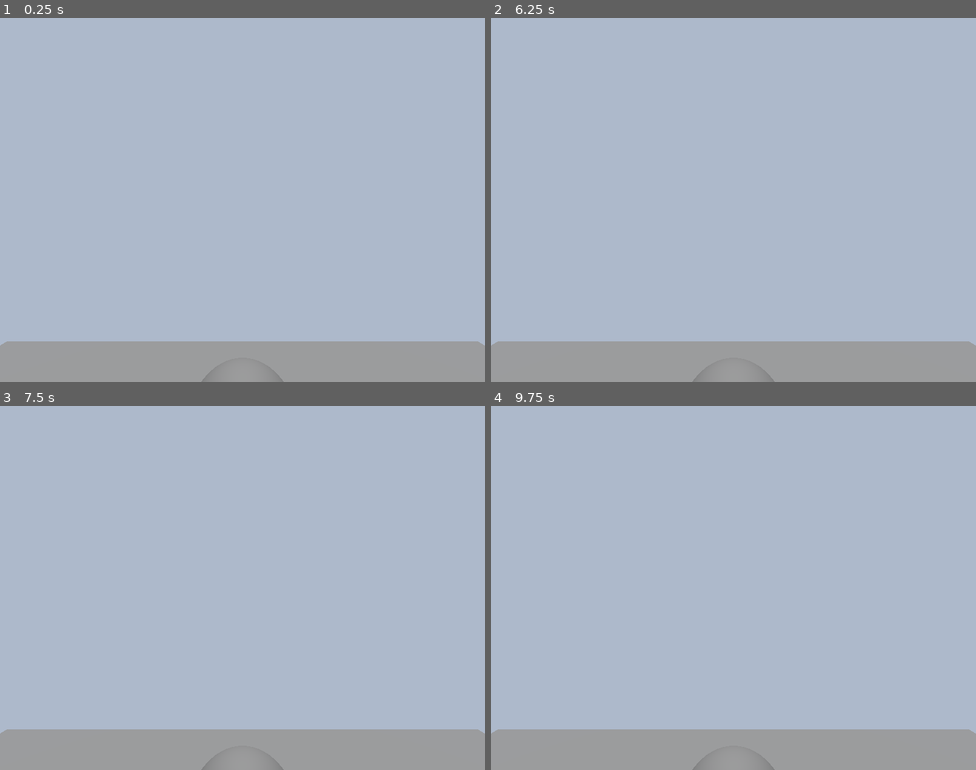
Above: before the commit, frames 1-4 (two rows, left to right).
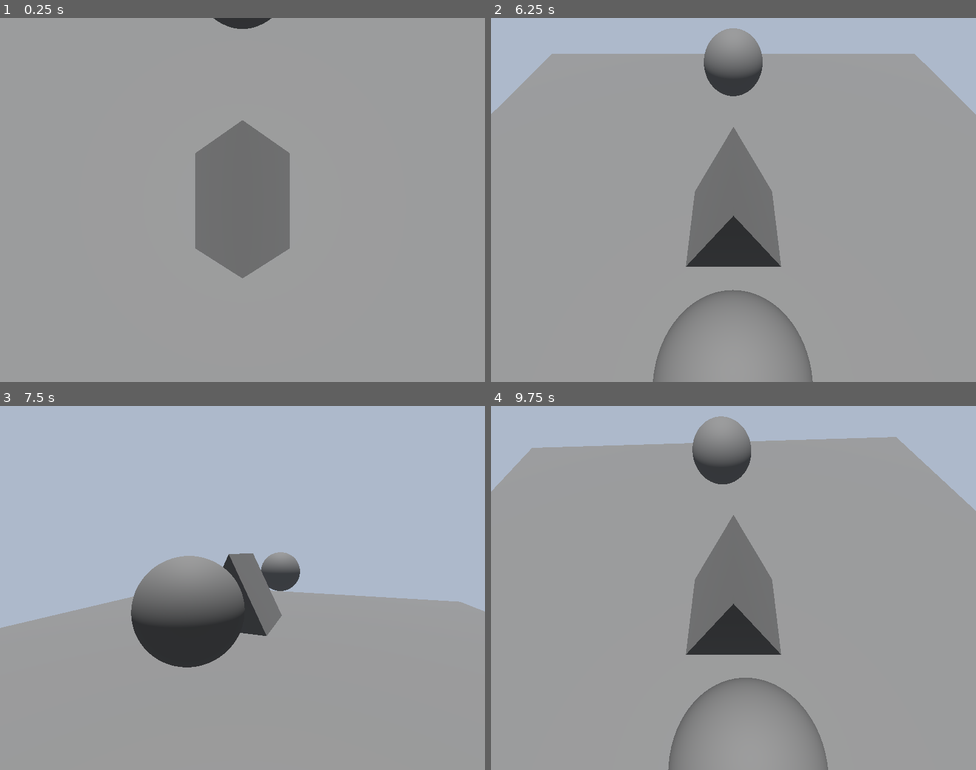
Above: after the commit, the same moments.

Repository: funhouse-ghoul/ChopShop
Game: Godot game, scene res://Scenes/Camera.tscn
The game is run twice, just before and just after one commit, with the same random seed, the same clock (stepped at 60 frames per second) and the same inputs.
Inputs:
- Up to frame 1 (0.25 s): no input
- Up to frame 2 (6.25 s): tap Enter at 0.5, 2, 3.5 s; tap 1 (cam_1, bound only after the commit) at 0.6, 1.55, 3.05, 4.55, 6.05 s; tap 2 (cam_2, bound only after the commit) at 0.8, 1.35, 2.3, 3.8, 5.3 s; tap Space at 1.25, 2.75, 4.25 s; tap Right (io+r) at 2.1 s; tap W (io+x) at 2.85 s; tap D (io+y) at 3.6 s; tap Left (io-r) at 4.35 s; hold S (io-x) 5.03-5.78 s; tap A (io-y) at 5.85 s
- Up to frame 3 (7.5 s): tap 1 (cam_1, bound only after the commit) at 6.6 s; tap 2 (cam_2, bound only after the commit) at 6.8, 7.35 s
- Up to frame 4 (9.75 s): tap 1 (cam_1, bound only after the commit) at 7.55, 8.1, 9.05 s; tap 2 (cam_2, bound only after the commit) at 8.3, 8.85 s; tap Right (io+r) at 9.6 s

The runs differ from the first frame. In frame 1, 89% of the frame differs, in the area x 0-100%, y 0-100%; in frame 2, 78%; in frame 3, 38%; in frame 4, 78%.
Error before the commit: Parse Error: Expected indented block after function declaration. (res://Scripts/PlayerView.gd:57)

Commit message:
Finished "Fixed Camera" schema

Diff:
--- a/Scenes/Camera.tscn
+++ b/Scenes/Camera.tscn
@@ -3,7 +3,8 @@
 [ext_resource type="Environment" uid="uid://b4qygowk1fcof" path="res://Environments/BasicEnv.tres" id="1_na4qu"]
 [ext_resource type="PackedScene" uid="uid://2besls77sjdb" path="res://Prefabs/player_character.tscn" id="2_tsbx5"]
 [ext_resource type="Script" uid="uid://c8sfewjxtsqqc" path="res://Scripts/PlayerView.gd" id="3_tsbx5"]
-[ext_resource type="Script" uid="uid://dwgbgeq5gwqvj" path="res://Scenes/focus_dummy.gd" id="4_acvpo"]
+[ext_resource type="Script" uid="uid://dwgbgeq5gwqvj" path="res://Scripts/focus_dummy.gd" id="4_acvpo"]
+[ext_resource type="Script" uid="uid://b52lcfw07mu63" path="res://Scripts/cam_point.gd" id="5_tj2bt"]
 
 [sub_resource type="PlaneMesh" id="PlaneMesh_kgtat"]
 size = Vector2(10, 10)
@@ -12,6 +13,9 @@
 size = Vector3(10, 0.1, 10)
 
 [sub_resource type="SphereMesh" id="SphereMesh_kgtat"]
+
+[sub_resource type="BoxShape3D" id="BoxShape3D_abukt"]
+size = Vector3(11.785828, 3.2636719, 3.7364502)
 
 [node name="World" type="Node3D" unique_id=1415019361]
 
@@ -37,11 +41,11 @@
 [node name="PlayerCharacter" parent="." unique_id=825253521 instance=ExtResource("2_tsbx5")]
 transform = Transform3D(1, 0, 0, 0, 1, 0, 0, 0, 1, 0, 1.0024688, 0)
 
-[node name="WorldCam" type="Camera3D" parent="." unique_id=215360606]
+[node name="PlayerView" type="Camera3D" parent="." unique_id=215360606]
 transform = Transform3D(1, 0, 0, 0, 1, 0, 0, 0, 1, 0, 3, 0.026)
 current = true
 script = ExtResource("3_tsbx5")
-cam_sty = null
+cam_pos = 2
 
 [node name="FocusDummy" type="MeshInstance3D" parent="." unique_id=737301670 groups=["enemies"]]
 transform = Transform3D(1, 0, 0, 0, 1, 0, 0, 0, 1, 0, 1, 2.183847)
@@ -53,4 +57,25 @@
 mesh = SubResource("SphereMesh_kgtat")
 script = ExtResource("4_acvpo")
 
+[node name="CamPoint" type="Node3D" parent="." unique_id=614926329]
+transform = Transform3D(1, 0, 0, 0, 1, 0, 0, 0, 1, -1.1805923, 1.5498438, -3.9205499)
+script = ExtResource("5_tj2bt")
+
+[node name="Area3D" type="Area3D" parent="CamPoint" unique_id=1474072297]
+
+[node name="CollisionShape3D" type="CollisionShape3D" parent="CamPoint/Area3D" unique_id=808089028]
+shape = SubResource("BoxShape3D_abukt")
+
+[node name="CamPoint2" type="Node3D" parent="." unique_id=1904548806]
+transform = Transform3D(1, 0, 0, 0, 1, 0, 0, 0, 1, -1.1805923, 1.5498438, 3.054947)
+script = ExtResource("5_tj2bt")
+
+[node name="Area3D" type="Area3D" parent="CamPoint2" unique_id=541977239]
+
+[node name="CollisionShape3D" type="CollisionShape3D" parent="CamPoint2/Area3D" unique_id=1711519622]
+shape = SubResource("BoxShape3D_abukt")
+
+[connection signal="body_entered" from="CamPoint/Area3D" to="CamPoint" method="_on_area_3d_body_entered"]
+[connection signal="body_entered" from="CamPoint2/Area3D" to="CamPoint2" method="_on_area_3d_body_entered"]
+
 [editable path="PlayerCharacter"]
--- a/Scripts/2d_player_mov.gd
+++ b/Scripts/2d_player_mov.gd
@@ -1,4 +1,5 @@
 extends CharacterBody3D
+class_name PlayerCharacter
 
 @export var y_rot_spd := 1.0
 @export var lin_spd := 1.0
--- a/Scripts/PlayerView.gd
+++ b/Scripts/PlayerView.gd
@@ -1,4 +1,6 @@
 extends Camera3D
+class_name PlayerView
+
 #Focus Variables
 @onready var focus_loc: Vector3
 @onready var player := $"../PlayerCharacter" #Assumes root is world
@@ -8,8 +10,9 @@
 
 #Position Variables
 @onready var spring_arm = $"../PlayerCharacter/PlayerSpringArm"
-enum Cam_Pos {BEHIND = 1, FREE = 2, FIXED = 3}
+enum Cam_Pos {BEHIND = 1, FIXEDPOINT = 2}
 @export var cam_pos := Cam_Pos.BEHIND
+@onready var fixed_point := $"../CamPoint"
 
 # Called when the node enters the scene tree for the first time.
 func _ready() -> void:
@@ -25,6 +28,11 @@
 			focus_players_forward()
 		Cam_Style.MULTIFOCUS:
 			multifocus()
+
+	if Input.is_action_just_pressed("cam_1"):
+		switch_cam_position_mode(Cam_Pos.BEHIND)
+	if Input.is_action_just_pressed("cam_2"):
+		switch_cam_position_mode(Cam_Pos.FIXEDPOINT)
 
 #Details how camera focuses on a particular point
 #This point is provided by other functions
@@ -54,8 +62,26 @@
 	rel_en_pos = rel_en_pos/(enemies.size()+1)
 	cam_focus(rel_en_pos)
 
-func switch_cam_position():
-
-
+#Reparents to the player's spring arm
 func arm_follow():
 	reparent(spring_arm)
+
+#Primary routing functions to switch between modes
+func switch_cam_position_mode(pos_mode: Cam_Pos):
+	print(pos_mode)
+	match pos_mode:
+		Cam_Pos.BEHIND:
+			arm_follow()
+		Cam_Pos.FIXEDPOINT:
+			#set cam to nearest fixed point
+			set_nearest_fixed_point(fixed_point)
+			#Need some way to keep camera "listening" for more fixed points
+			pass
+
+func set_nearest_fixed_point(point: CameraFixedPoint):
+	print("setfixedpoint called")
+	fixed_point = point
+	#changes parent only if in Fixed Point mode for external calls
+	if cam_pos == Cam_Pos.FIXEDPOINT:
+		reparent(fixed_point)
+		position = Vector3.ZERO
--- /dev/null
+++ b/Scripts/cam_point.gd
@@ -0,0 +1,18 @@
+extends Node3D
+class_name CameraFixedPoint
+
+# Called when the node enters the scene tree for the first time.
+func _ready() -> void:
+	pass # Replace with function body.
+
+
+# Called every frame. 'delta' is the elapsed time since the previous frame.
+func _process(delta: float) -> void:
+	pass
+
+
+func _on_area_3d_body_entered(body: Node3D) -> void:
+	if body is PlayerCharacter:
+		var view = get_viewport().get_camera_3d()
+		if view is PlayerView:
+			view.set_nearest_fixed_point(self)
--- a/project.godot
+++ b/project.godot
@@ -54,6 +54,21 @@
 "events": [Object(InputEventKey,"resource_local_to_scene":false,"resource_name":"","device":-1,"window_id":0,"alt_press …(195 unchanged characters)…
 ]
 }
+cam_1={
+"deadzone": 0.2,
+"events": [Object(InputEventKey,"resource_local_to_scene":false,"resource_name":"","device":-1,"window_id":0,"alt_pressed":false,"shift_pressed":false,"ctrl_pressed":false,"meta_pressed":false,"pressed":false,"keycode":0,"physical_keycode":49,"key_label":0,"unicode":49,"location":0,"echo":false,"script":null)
+]
+}
+cam_2={
+"deadzone": 0.2,
+"events": [Object(InputEventKey,"resource_local_to_scene":false,"resource_name":"","device":-1,"window_id":0,"alt_pressed":false,"shift_pressed":false,"ctrl_pressed":false,"meta_pressed":false,"pressed":false,"keycode":0,"physical_keycode":50,"key_label":0,"unicode":50,"location":0,"echo":false,"script":null)
+]
+}
+cam_3={
+"deadzone": 0.2,
+"events": [Object(InputEventKey,"resource_local_to_scene":false,"resource_name":"","device":-1,"window_id":0,"alt_pressed":false,"shift_pressed":false,"ctrl_pressed":false,"meta_pressed":false,"pressed":false,"keycode":0,"physical_keycode":51,"key_label":0,"unicode":51,"location":0,"echo":false,"script":null)
+]
+}
 
 [physics]
 
Not shown, added: Scripts/cam_point.gd.uid
Renamed: Scenes/focus_dummy.gd -> Scripts/focus_dummy.gd
Renamed: Scenes/focus_dummy.gd.uid -> Scripts/focus_dummy.gd.uid
